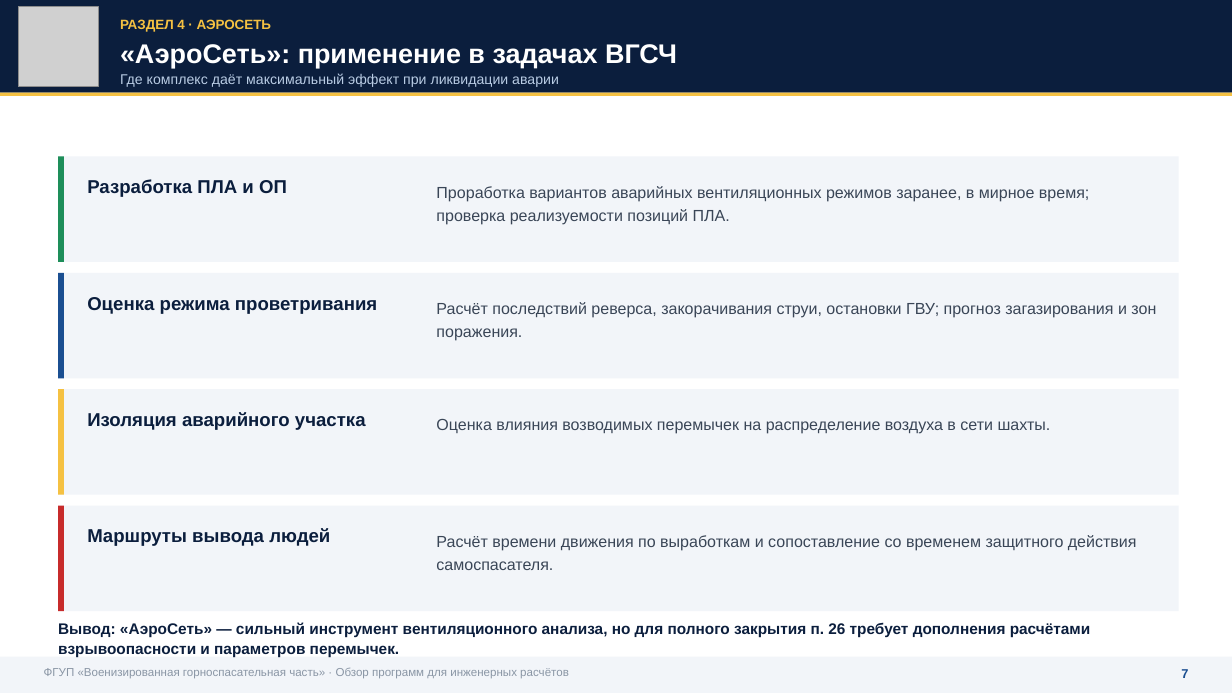
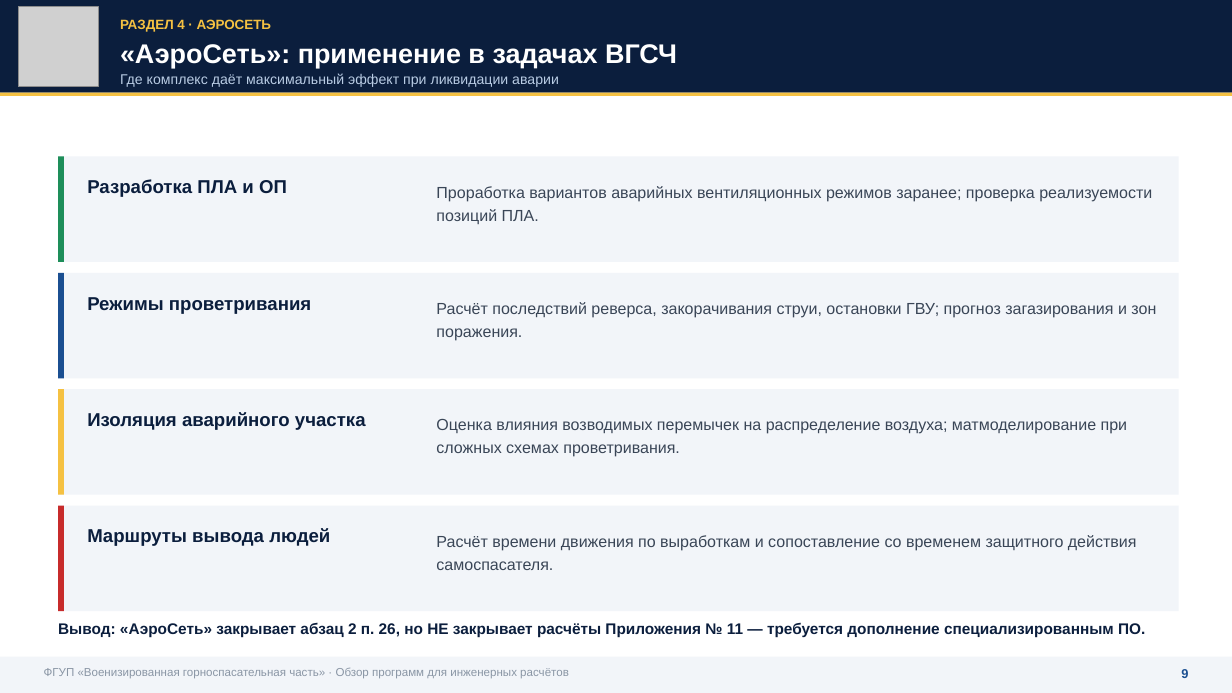
Before and after one commit to pvsistema/ventilation-system-design, a slide deck: slide 10 of public/VGSCH-doklad-PO-inzhenernye-raschety.pptx (slide 8 before the commit). Drawn at 1232x693 pixels with LibreOffice and Linux fonts; fonts in the diff are those of the drawing; grey boxes stand for pictures. Boxes give left, top, right and bottom in pixels: in the first picture for what was removed or moved away, otherwise in the second. Text is boxed around its words. In the diff, an @@ line names an element or a change of style, - is before the commit and + after.

```diff
--- a/public/VGSCH-doklad-PO-inzhenernye-raschety.pptx
+++ b/public/VGSCH-doklad-PO-inzhenernye-raschety.pptx
@@ text at bbox=[436, 186, 1152, 224]: text changed @@
-Проработка вариантов аварийных вентиляционных режимов заранее, в мирное время; проверка реализуемости позиций ПЛА.
+Проработка вариантов аварийных вентиляционных режимов заранее; проверка реализуемости позиций ПЛА.
@@ text at bbox=[87, 297, 311, 314]: text changed @@
-Оценка режима проветривания
+Режимы проветривания
@@ text at bbox=[436, 419, 1128, 457]: text changed @@
-Оценка влияния возводимых перемычек на распределение воздуха в сети шахты.
+Оценка влияния возводимых перемычек на распределение воздуха; матмоделирование при сложных схемах проветривания.
@@ text at bbox=[58, 622, 1145, 638]: text changed @@
-Вывод: «АэроСеть» — сильный инструмент вентиляционного анализа, но для полного закрытия п. 26 требует дополнения расчётами взрывоопасности и параметров перемычек.
+Вывод: «АэроСеть» закрывает абзац 2 п. 26, но НЕ закрывает расчёты Приложения № 11 — требуется дополнение специализированным ПО.
@@ text at bbox=[1181, 669, 1188, 678]: text changed @@
-7
+9
```
Also in this commit, not shown: 17 other slides changed, 3 slides added, 1 slide removed.
